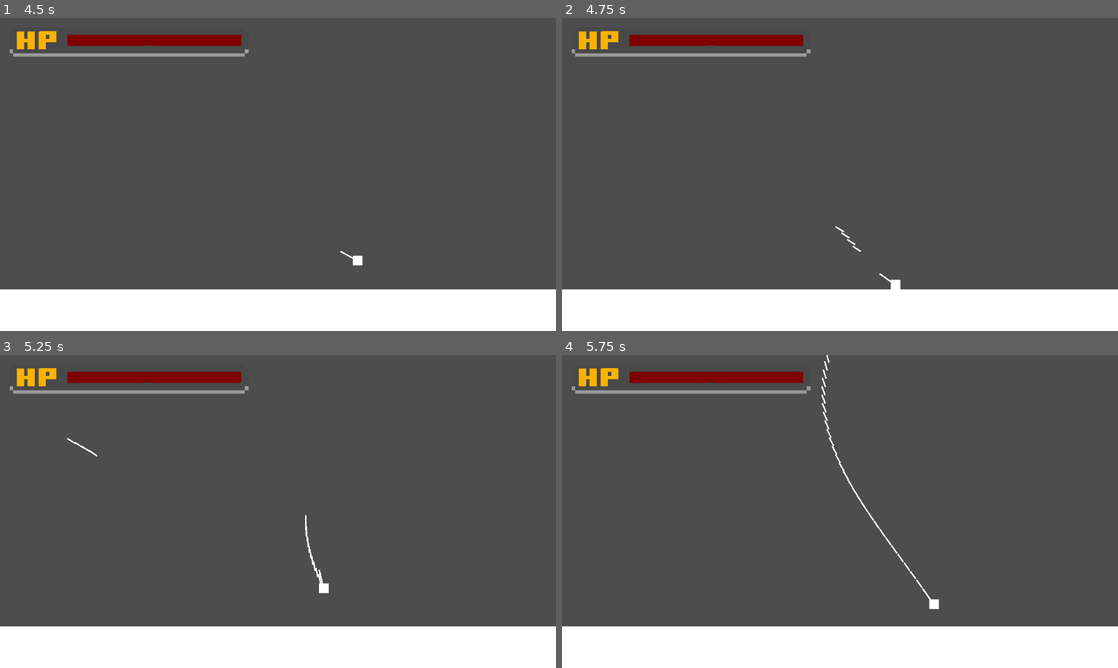
Above: before the commit, frames 1-4 (two rows, left to right).
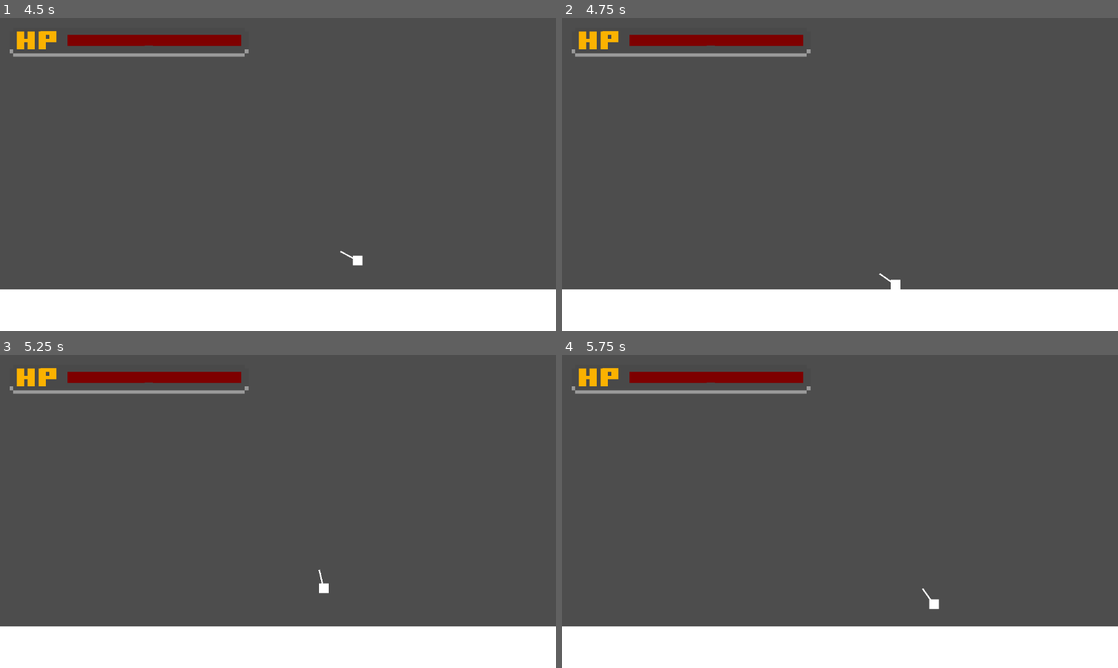
Above: after the commit, the same moments.

Repository: Audxius/Blaze-runner
Game: Godot game, scene res://Scenes/Level1.tscn
The game is run twice, just before and just after one commit, with the same random seed, the same clock (stepped at 60 frames per second) and the same inputs.
Inputs (mouse positions are in pixels of both pictures, inside the frame that each line leads up to):
- Up to frame 1 (4.5 s): tap Enter (enter) at 0.5, 2.75, 3.8, 4.35 s; move the mouse to (400, 158) at 0.52 s; hold D 0.53-2.03 s; tap 1 (1) at 0.6 s; tap 2 (2) at 0.8, 1.35 s; tap Space at 1.25 s; move the mouse to (166, 190) at 1.27 s; tap 3 (3) at 1.55, 2.1 s; move the mouse to (333, 105) at 2.02 s; hold A 2.03-2.78 s; tap 4 (4) at 2.3, 2.85 s; move the mouse to (250, 237) at 2.77 s; hold D 2.78-4.28 s; tap 5 (5) at 3.05, 3.6 s; move the mouse to (444, 221) at 3.52 s; move the mouse to (111, 127) at 4.27 s; hold A from 4.28 s (still down)
- Up to frame 2 (4.75 s): keep holding A; click (673, 127) at 4.55 s
- Up to frame 3 (5.25 s): tap Space at 5 s; move the mouse to (305, 511) at 5.02 s; release A at 5.03 s; press the mouse at (305, 511) at 5.03 s; hold D from 5.03 s (still down)
- Up to frame 4 (5.75 s): keep holding D; tap 1 (1) at 5.3 s

Frame 1 is identical in both runs. In frame 2, less than 0.1% of the frame differs, in the area x 49-54%, y 66-75%; in frame 3, 0.1%; in frame 4, 0.3%, in the area x 46-66%, y 0-77%.

Commit message:
added gun system

Diff:
--- a/Scenes/Player.gd
+++ b/Scenes/Player.gd
@@ -8,6 +8,7 @@
 # Get the gravity from the project settings to be synced with RigidBody nodes.
 var gravity = ProjectSettings.get_setting("physics/2d/default_gravity")
 
+var loadedWeapon
 
 func _physics_process(delta):
 	# Add the gravity.
@@ -18,7 +19,21 @@
 	if Input.is_action_just_pressed("ui_accept") and is_on_floor():
 		velocity.y = JUMP_VELOCITY
 
-
+	if Input.is_action_just_pressed("1"):
+		if Global.weapons[0] != null:
+			replace_weapon(Global.weapons[0])
+	if Input.is_action_just_pressed("2"):
+		if Global.weapons[1] != null:
+			replace_weapon(Global.weapons[1])
+	if Input.is_action_just_pressed("3"):
+		if Global.weapons[2] != null:
+			replace_weapon(Global.weapons[2])
+	if Input.is_action_just_pressed("4"):
+		if Global.weapons[3] != null:
+			replace_weapon(Global.weapons[3])
+	if Input.is_action_just_pressed("5"):
+		if Global.weapons[4] != null:
+			replace_weapon(Global.weapons[4])
 
 	# Zaidejo vaiksciojimas
 	var direction
@@ -37,12 +52,23 @@
 
 	# Saudymas
 
-	if Input.is_action_pressed("mouse_left"):
-		bullet()
+	#if Input.is_action_pressed("mouse_left"):
+		#bullet()
+		#
+		#
+#func bullet():
+	#var instance = kulka.instantiate()
+	#instance.position.x = position.x
+	#instance.position.y = position.y
+	#add_sibling(instance)
 
+func replace_weapon(weaponPackedScene):
+	#delete current weapon
+	if loadedWeapon != null:
+		var playerWeapon = get_node(str(loadedWeapon.name))
+		playerWeapon.queue_free()
 
-func bullet():
-	var instance = kulka.instantiate()
-	instance.position.x = position.x
-	instance.position.y = position.y
-	add_sibling(instance)
+	#add new weapon
+	var weaponInstance = weaponPackedScene.instantiate()
+	loadedWeapon = weaponInstance
+	add_child(weaponInstance)
--- /dev/null
+++ b/Scenes/Weapons/placeholder1.gd
@@ -0,0 +1,20 @@
+extends Node2D
+
+var kulka = preload("res://Scenes/laser.tscn")
+# Called when the node enters the scene tree for the first time.
+func _ready():
+	pass # Replace with function body.
+
+
+# Called every frame. 'delta' is the elapsed time since the previous frame.
+func _process(delta):
+	look_at(get_global_mouse_position())
+
+	if Input.is_action_pressed("mouse_left"):
+		bullet()
+
+func bullet():
+	var instance = kulka.instantiate()
+	instance.position.x = get_parent().position.x
+	instance.position.y = get_parent().position.y
+	get_parent().add_sibling(instance)
--- a/Scenes/Weapons/placeholder1.tscn
+++ b/Scenes/Weapons/placeholder1.tscn
@@ -1,8 +1,11 @@
-[gd_scene load_steps=2 format=3 uid="uid://bcql748qrufws"]
+[gd_scene load_steps=3 format=3 uid="uid://bcql748qrufws"]
 
 [ext_resource type="Texture2D" uid="uid://dh7obdnfkm5sc" path="res://Scenes/Weapons/placeholder1.png" id="1_4ti8b"]
+[ext_resource type="Script" path="res://Scenes/Weapons/placeholder1.gd" id="1_c21h2"]
 
 [node name="Placeholder" type="Node2D"]
+script = ExtResource("1_c21h2")
 
 [node name="Sprite2D" type="Sprite2D" parent="."]
+position = Vector2(25, 0)
 texture = ExtResource("1_4ti8b")
